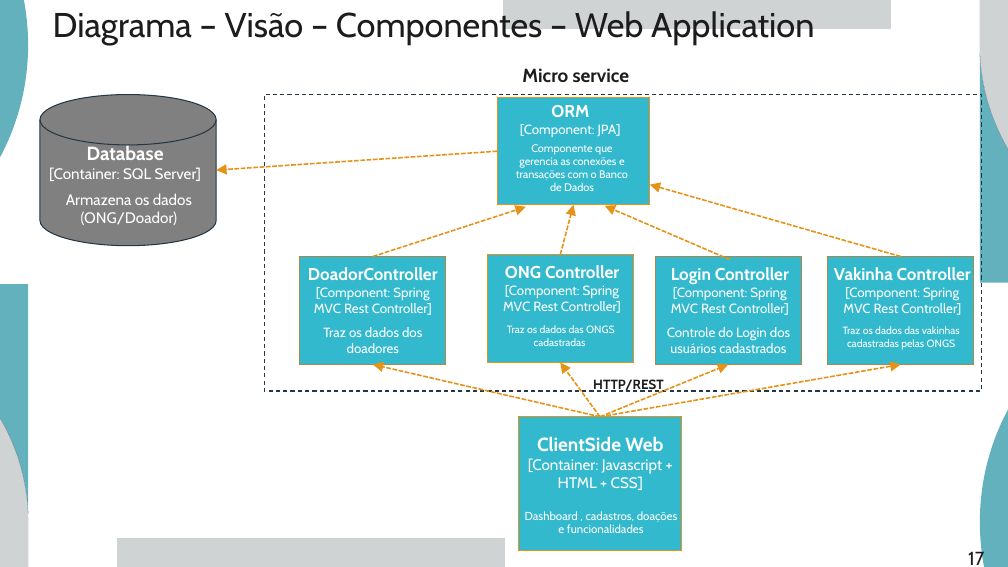
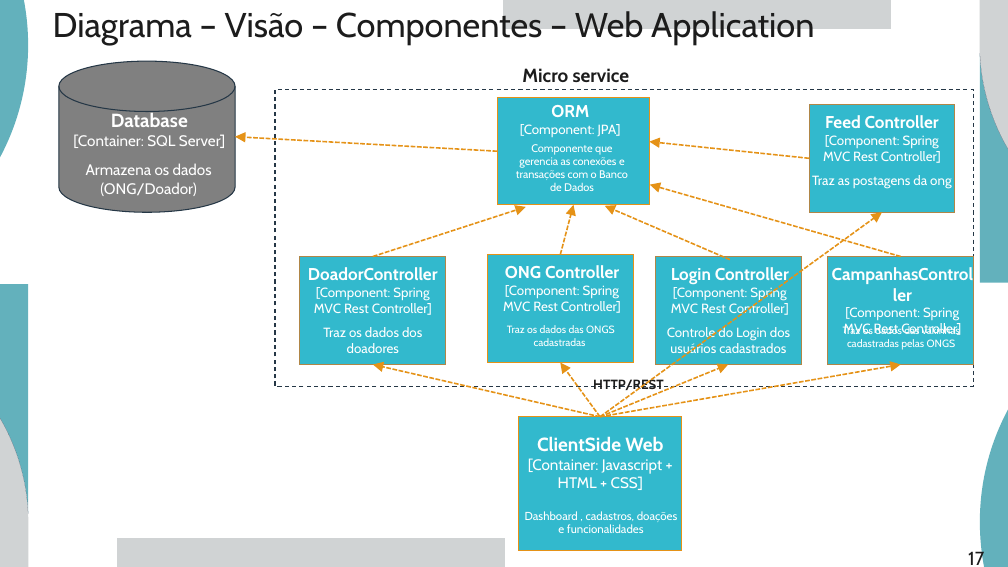
Before and after one commit to apires-roberta/bp, a slide deck: slide 17 of docs/power-points/Diagrama de Arquitetura.pptx. Drawn at 1008x567 pixels with LibreOffice and Linux fonts; fonts in the diff are those of the drawing. Boxes give left, top, right and bottom in pixels: in the first picture for what was removed or moved away, otherwise in the second. Text is boxed around its words. In the diff, an @@ line names an element or a change of style, - is before the commit and + after.

Commit message:
diagrama ppt atualizado com feed e troca de nome vakinha para campanhas

```diff
--- a/docs/power-points/Diagrama de Arquitetura.pptx
+++ b/docs/power-points/Diagrama de Arquitetura.pptx
@@ cylinder: place and size @@
-cylinder at <box>40,95,216,246</box>
+cylinder at <box>59,61,235,212</box>
@@ rectangle: place and size @@
-rectangle at <box>265,95,982,392</box>
+rectangle at <box>275,89,974,386</box>
@@ text "Database": place and size @@
-text "Database" at <box>49,144,201,181</box>
+text "Database" at <box>73,111,225,148</box>
@@ rectangle added at <box>809,104,955,212</box>, fill #32B9CD, outline #B18748 1 pt @@
@@ text added at <box>823,115,941,163</box>, 12.7 pt, text #FFFFFF @@
+Feed Controller
+[Component: Spring MVC Rest Controller]
@@ arrow moved from (498, 151) - (216, 170) to (498, 151) - (235, 137) @@
@@ arrow added from (809, 158) to (650, 141), #E59217 1.5 pt dashed @@
@@ text "Armazena os dados (ONG/Doador)": place and size @@
-text "Armazena os dados (ONG/Doador)" at <box>66,193,192,225</box>
+text "Armazena os dados (ONG/Doador)" at <box>86,163,212,196</box>
@@ text added at <box>812,175,951,189</box>, 12.7 pt, text #FFFFFF @@
+Traz as postagens da ong
@@ arrow added from (600, 417) to (882, 212), #E59217 1.5 pt dashed @@
@@ text at <box>834,267,971,280</box>: text changed @@
-Vakinha Controller
+CampanhasController
```
Also in this commit, not shown: 5 other slides changed, 2 slides added.
